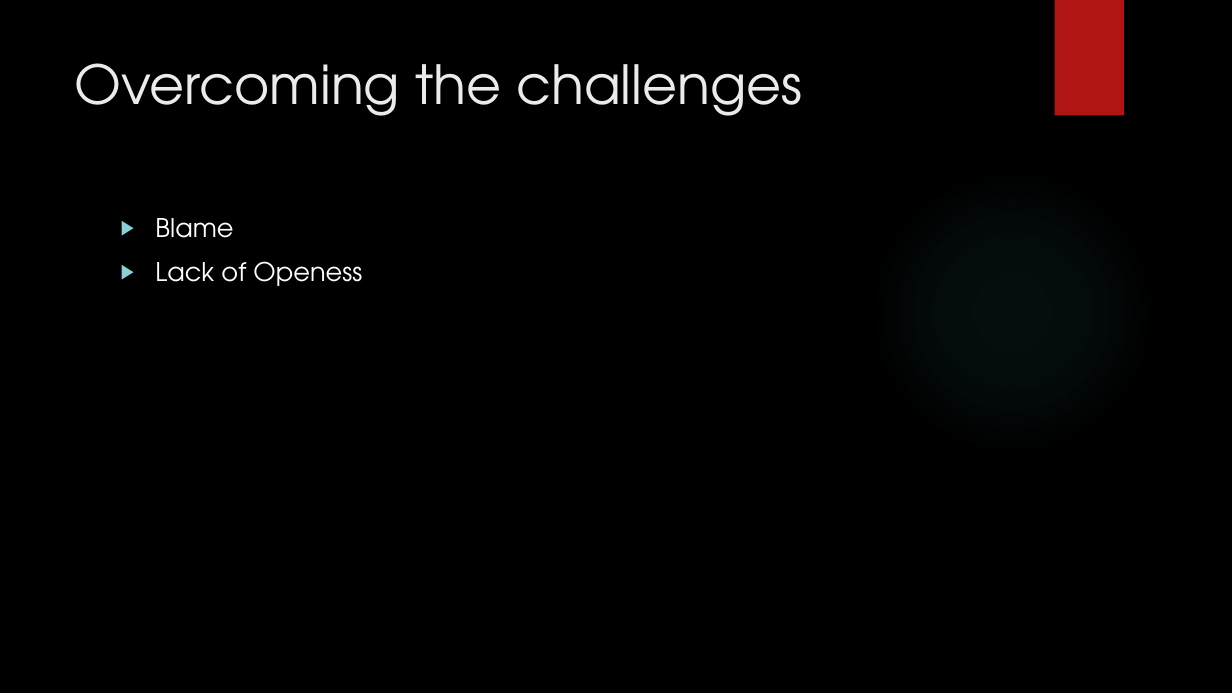
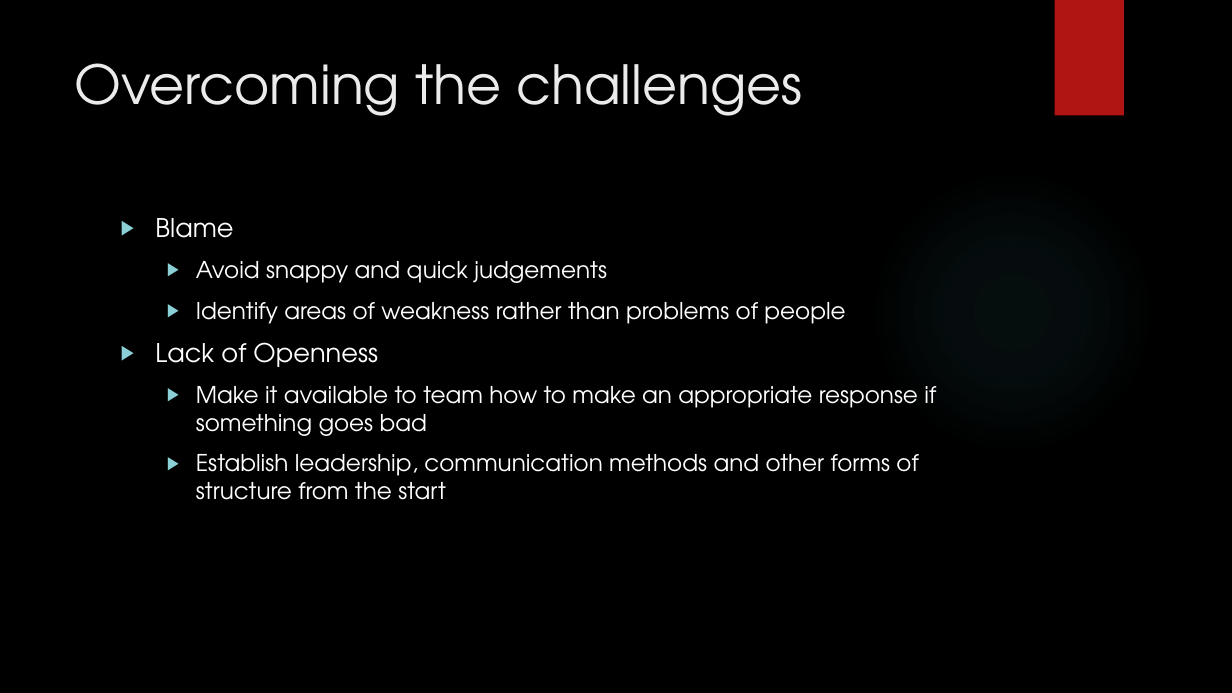
Before and after one commit to D-Faison/csd-380, a slide deck: slide 7 of module-9/Faison_M9_EstablishLearningCulture.pptx. Drawn at 1232x693 pixels with LibreOffice and Linux fonts; fonts in the diff are those of the drawing; background and template pictures are left out. Boxes give left, top, right and bottom in pixels: in the first picture for what was removed or moved away, otherwise in the second. Text is boxed around its words. In the diff, an @@ line names an element or a change of style, - is before the commit and + after.

```diff
--- a/module-9/Faison_M9_EstablishLearningCulture.pptx
+++ b/module-9/Faison_M9_EstablishLearningCulture.pptx
@@ text at <box>155,261,936,500</box>: text changed; size 20 to 18 pt @@
-▶ Lack of Openess
+  ▶ Avoid snappy and quick judgements
+  ▶ Identify areas of weakness rather than problems of people
+▶ Lack of Openness
+  ▶ Make it available to team how to make an appropriate response if something goes bad
+  ▶ Establish leadership, communication methods and other forms of structure from the start
```
Also in this commit, not shown: 3 other slides changed.
